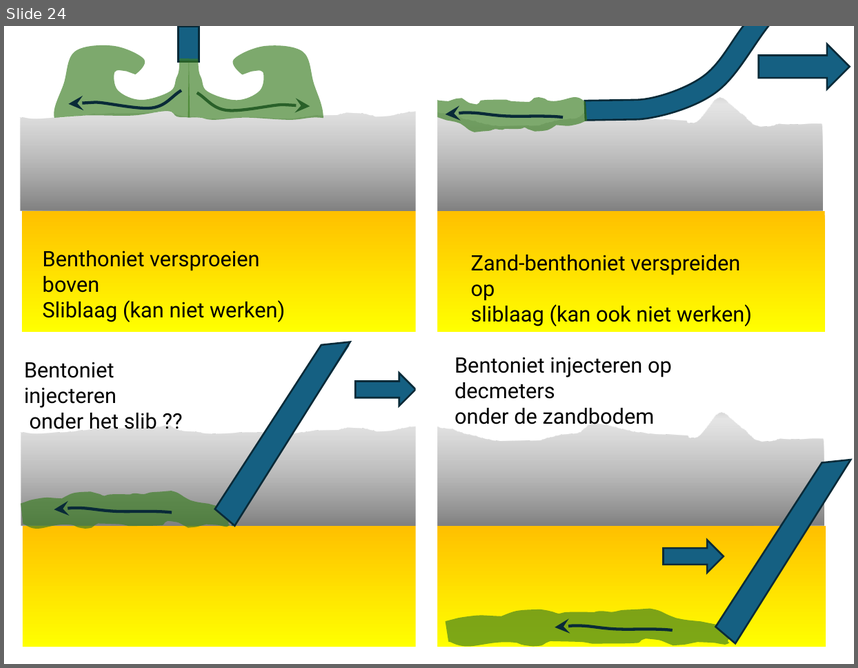
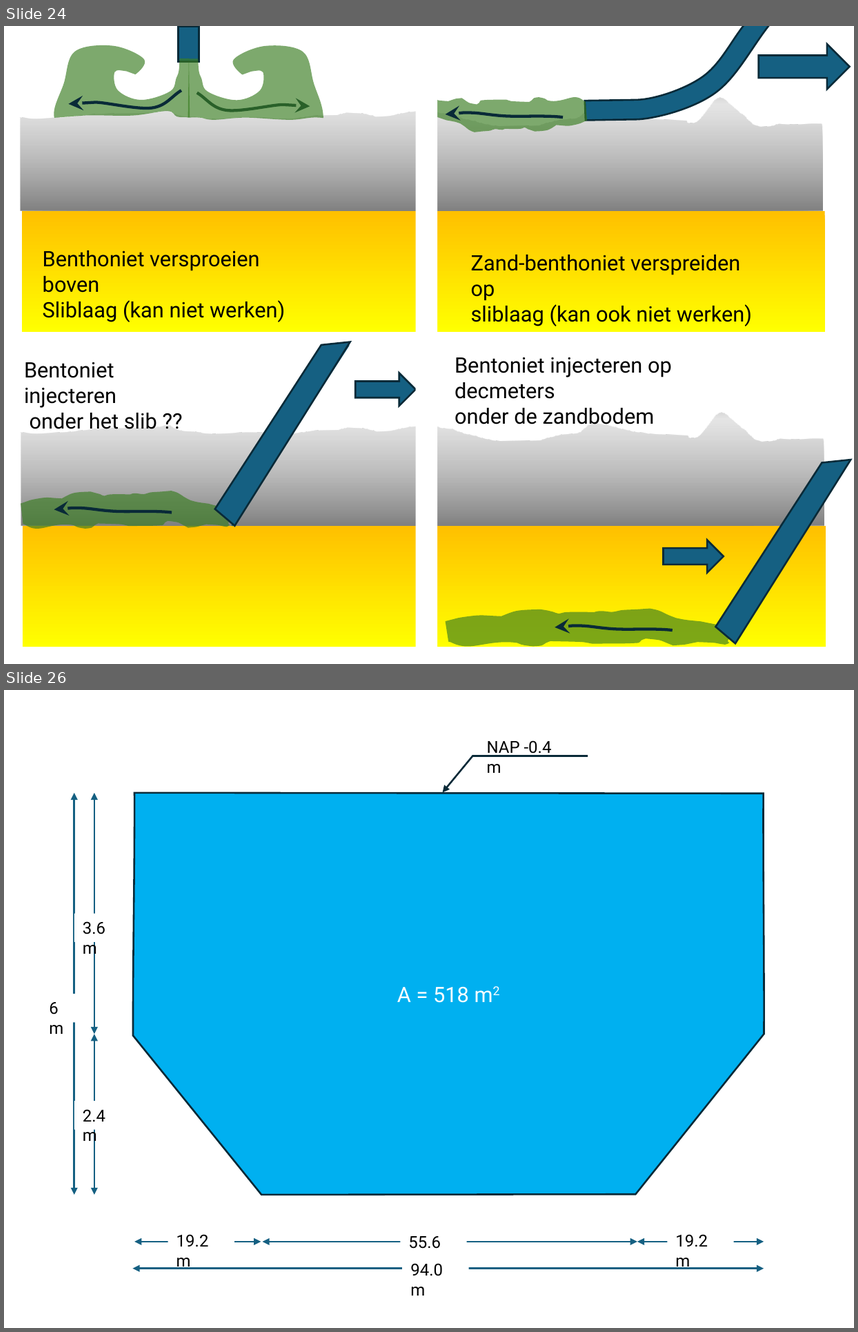
Before and after one commit to Olsthoorn/mf6lab, a slide deck: Projects/ARK_RWS/images/Plaatjes_RWS_ARK.pptx. Shown one above the other, each under a label of ours: slide 24 before the commit, slides 24 and 26 after it; the slides between them are not shown. The pictures are 858x668 and 858x1332 pixels, drawn with LibreOffice and Linux fonts; fonts in the diff are those of the drawing. Boxes give left, top, right and bottom in pixels: in the first picture for what was removed or moved away, otherwise in the second. Text is boxed around its words. In the diff, an @@ line names an element or a change of style, - is before the commit and + after.

```diff
--- a/Projects/ARK_RWS/images/Plaatjes_RWS_ARK.pptx
+++ b/Projects/ARK_RWS/images/Plaatjes_RWS_ARK.pptx
@@ slide 26 added at bbox=[4, 690, 854, 1328], background #FFFFFF @@
@@ group added at bbox=[49, 740, 764, 1295]: 8 texts, 7 double arrows, 2 freeform shapes @@
+A = 518 m2
+6 m
+3.6 m
+2.4 m
+19.2 m
+55.6 m
+19.2 m
+94.0 m
+NAP -0.4 m
```
Also in this commit, not shown: 2 other slides added, 4 other files.
